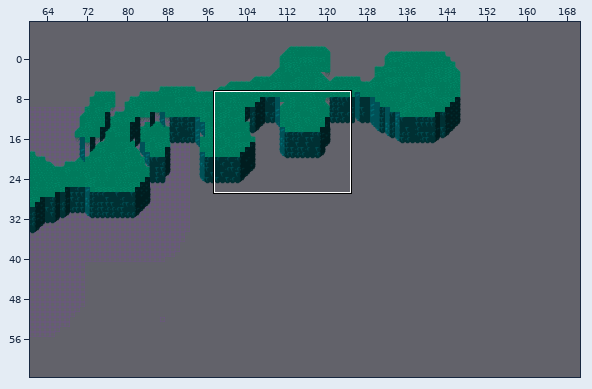
Tiled map, stored at Assets/Maps/Tilemaps/forest-automap/playtest_map_01.tmx. Above, an overview of the earlier version with the close-up marked.
Close-up. First the earlier version:
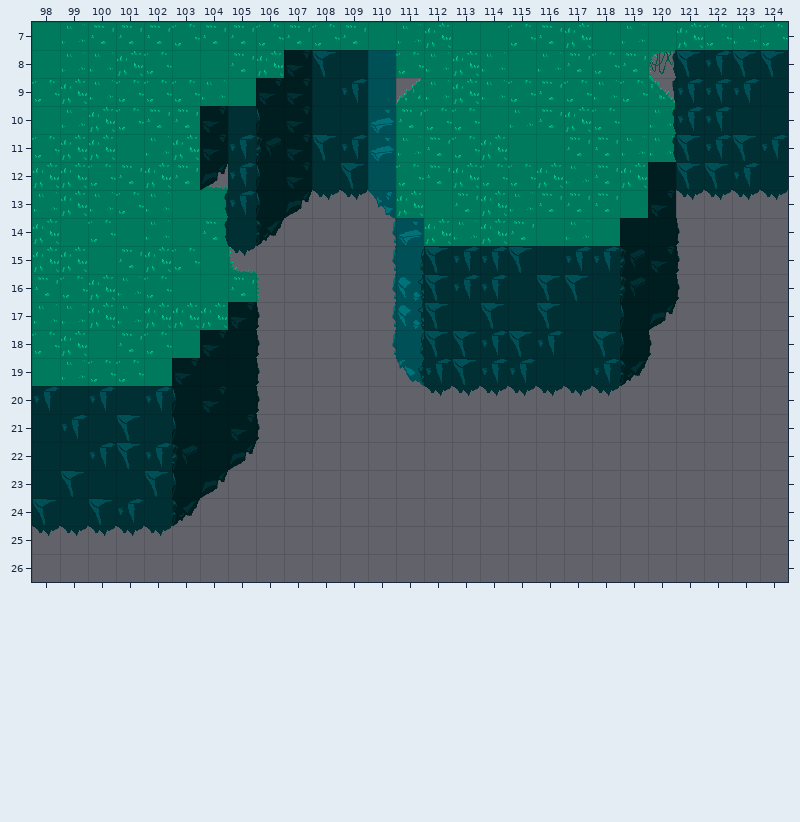
Cells are 32x32 px. Shown: x 98..124, y 7..26. The commit also changed other parts of the map, which this record leaves out.
And afterwards:
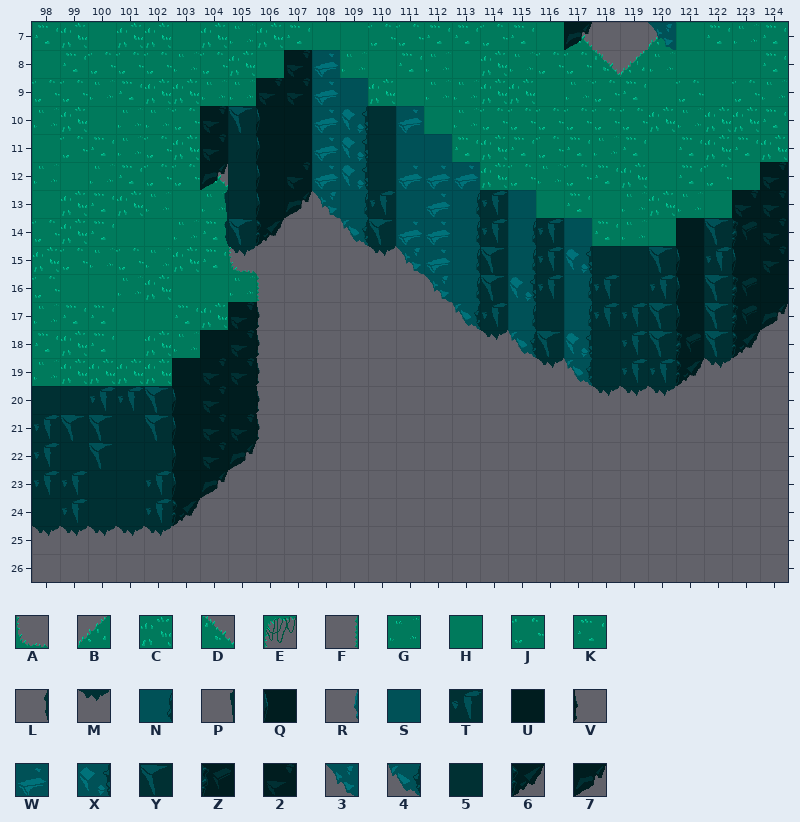
Key: from "forest-wide": A 6, B 9, C 10, D 11, E 14, F 16, G 17, H 18, J 19, K 26, L 29, M 30, N 36, P 37, Q 38, R 43, S 44, T 45, U 46, V 47, W 51, X 52, Y 53, Z 54, 2 55, 3 59, 4 60, 5 61, 6 62, 7 63.
_ is an empty cell, # one hidden under a higher layer, . an unchanged one.
Edits made:
--- layer "layout"
@@ x 117..120 @@
- 7 ####
- 8 .##.
+ 7 ____
+ 8 .__.
--- layer "ground"
@@ x 98..124 @@
- 7 HGKKKJKKJ.JKHGCHHJKCHGHCJ.J
- 8 .GGC.HHKC..##J.CGHGKJKE####
- 9 .C.JJJ.H....#B.CGJKJGJD____
-10 HGCJKK.......KJJHGKC.HG#___
-11 JCCHG........GKJ.HH.KGG#___
-12 CCJ.CKA......JKCJ.CG..#___.
-13 G.GJ..H.....FCHKCGK.KH#__..
-14 CHJ.GH........CGCKHGH#_....
-15 .CHKCJH....................
-16 KJC.J..K...................
-17 .GCGCC.....................
-18 J.HKJH.....................
-19 HGJJH......................
+ 7 KCHCCHCGC.HHJJKKJKHD__BHK.K
+ 8 .KJJ.GJCH..GHK.HCGJJDBGHHHK
+ 9 .J.KCC.G....CH.GCCHGJKHJHJG
+10 GCHGGJ.......#HGJJJJ.JCGCCK
+11 HJKGJ........##K.KJ.GKHKCKC
+12 GHG.JJD......__#C.GJ..HKJH.
+13 H.KC..G.....____##H.HGCGH..
+14 JCK.HG........___###KGH....
+15 .JGJGCK....................
+16 JHH.C..G...................
+17 .KKHHK.....................
+18 K.KHCG.....................
+19 GCCCC......................
--- layer "background"
@@ x 98..124 @@
- 7 ..................._.._....
- 8 ..........Y5S.........LYTYY
- 9 ..........5TS.........PTTT5
-10 .......5.255W_........LTT55
-11 .......TZ2YTW__.......LYTYT
-12 .......T..5YS___......UYYT5
-13 ......LT..MM3_____....2MMMM
-14 .......5..._R.______.UUV___
-15 ............RNYTTY5TTZ2V___
-16 ............RXYTT5YY5ZUV___
-17 ............RXY5Y5Y55Q7____
-18 ......2U....RNYYTYT5YQV___.
-19 .....2UU.....4TYTT55T6___..
-20 T..5T.........MMMMMM.__....
-21 5T5Y5.U....................
-22 5.TYTZU....................
-23 5Y..Y......................
-24 Y5YT5......................
+ 7 ...................7..3....
+ 8 ..........W__........._____
+ 9 ..........WS_........._____
+10 .......Y.UWX5W........_____
+11 .......5QUWX5SS......._____
+12 .......5..WX5WWW......____2
+13 ......P5..3NTSWNTS....___22
+14 .......Y...4Y.WNTNTS.__UYZ2
+15 ............M3WNYNTX55YQTQ2
+16 ............__3NYXTNT5TQYZU
+17 ............___4TN5NTTYQYZ7
+18 ......U2....____M4YX5TYZY6.
+19 .....U22....._____M45TT6M..
+20 5..TY.........______.MM....
+21 TYY5Y.2....................
+22 T.Y55Q2....................
+23 TT..T......................
+24 5T55T......................
Changed places in both close-ups, as pixel boxes (x1, y1, x2, y2):
changed: (32, 22, 788, 525)
